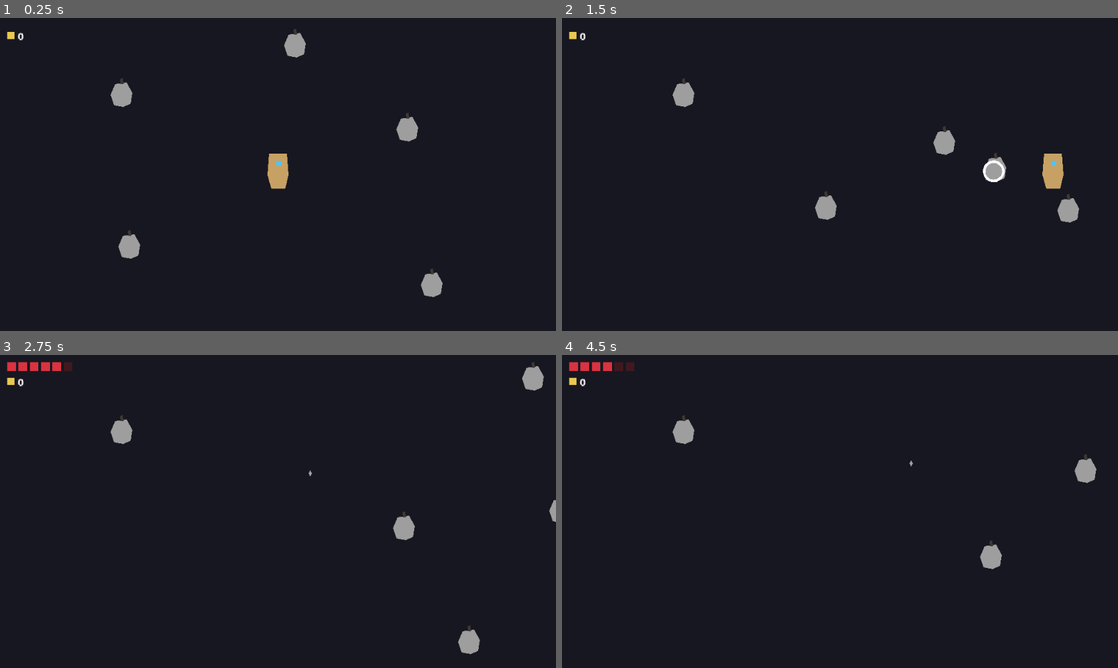
Above: before the commit, frames 1-4 (two rows, left to right).
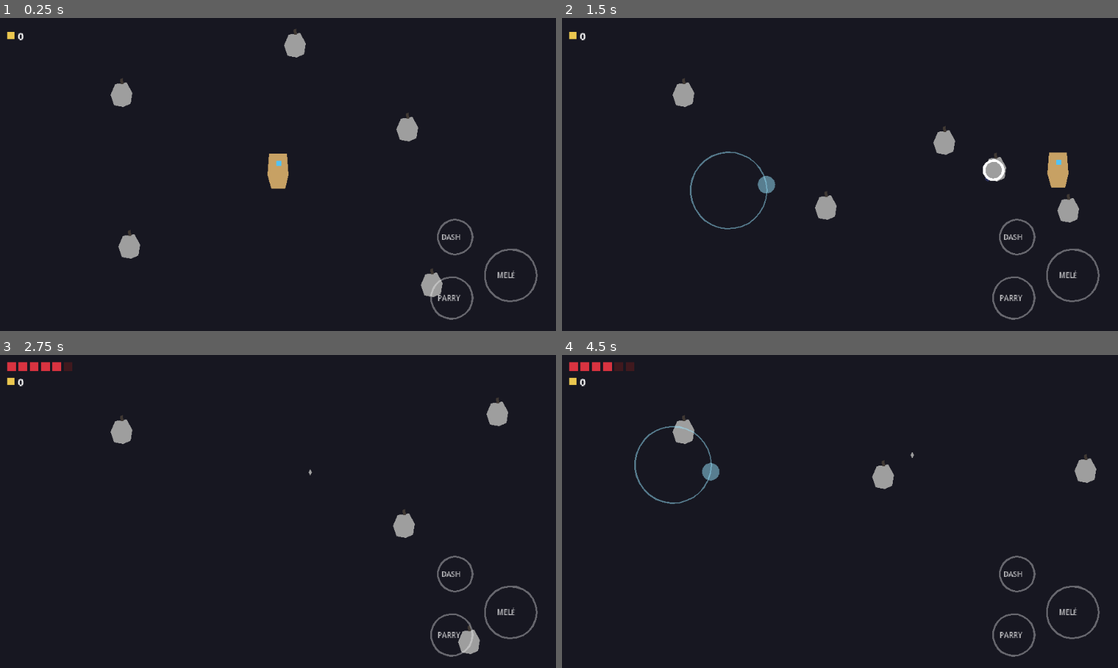
Above: after the commit, the same moments.

Repository: danielespinolagonzalez-ux/Mistveil
Game: Godot game, scene res://scenes/main/main.tscn
Same seed, same stepped clock (60 frames per second), same inputs: the game is played once before the commit and once after it.
Inputs (mouse positions are in pixels of both pictures, inside the frame that each line leads up to):
- Up to frame 1 (0.25 s): no input
- Up to frame 2 (1.5 s): move the mouse to (962, 158) at 0.52 s; hold D (move_right) 0.53-1.25 s; tap Shift (dash) at 0.6 s; click (962, 158) at 0.67 s; right-click (962, 158) at 0.8 s; drag from (728, 190) to (1090, 133) at 1.27 s
- Up to frame 3 (2.75 s): move the mouse to (333, 442) at 2.02 s; hold D (move_right) from 2.03 s (still down); tap Space (parry) at 2.1 s; tap Shift (dash) at 2.3 s
- Up to frame 4 (4.5 s): release D (move_right) at 2.75 s; drag from (812, 574) to (967, 530) at 2.77 s; move the mouse to (1006, 558) at 3.52 s; hold A (move_left) 3.53-4.25 s; tap E (dragoon) at 3.6 s; tap Space (parry) at 3.8 s; drag from (673, 464) to (1006, 527) at 4.27 s

The runs differ from the first frame. In frame 1, 0.6% of the frame differs, in the area x 77-97%, y 64-97%; in frame 2, 1.3%; in frame 3, 1.2%; in frame 4, 1.5%, in the area x 13-97%, y 22-97%.

Commit message:
feat: controles tactiles virtuales y receta de build web (10.5b adelantada)
- TouchControls: stick izq. movimiento, stick dcho. apuntado (autodisparo),
  botones mele/parry/dash; solo visible con pantalla tactil
- Los toques alimentan las acciones del Input Map (cero acoplamiento touch-juego)
- Anadido a Main y al playground; textos touch.* en textos_es.json
- CLAUDE.md: receta del export web (nothreads, trampa del VRAM mobile)

Co-Authored-By: Claude Fable 5 <noreply@anthropic.com>
Claude-Session: https://claude.ai/code/session_01SbmgetzbNcFosjFKdYJBz4

Diff:
--- a/data/textos_es.json
+++ b/data/textos_es.json
@@ -18,5 +18,8 @@
   "debug.playground.buena": "Buena",
   "debug.playground.fallo": "Fallo",
   "debug.playground.parry_ok": "¡Parry!",
-  "debug.playground.parry_fallo": "Counter encajado"
+  "debug.playground.parry_fallo": "Counter encajado",
+  "touch.melee": "MELÉ",
+  "touch.parry": "PARRY",
+  "touch.dash": "DASH"
 }
--- a/scenes/main/main.tscn
+++ b/scenes/main/main.tscn
@@ -7,6 +7,7 @@
 [ext_resource type="Script" path="res://scripts/systems/enemy_projectile_pool.gd" id="5_enemy_pool"]
 [ext_resource type="PackedScene" path="res://scenes/ui/hud.tscn" id="6_hud"]
 [ext_resource type="Script" path="res://scripts/systems/damage_numbers.gd" id="7_damage_numbers"]
+[ext_resource type="PackedScene" path="res://scenes/ui/touch_controls.tscn" id="8_touch"]
 
 [node name="Main" type="Node2D"]
 
@@ -48,3 +49,5 @@
 [node name="HUD" parent="." instance=ExtResource("6_hud")]
 
 [node name="DefeatScreen" parent="." instance=ExtResource("4_defeat")]
+
+[node name="TouchControls" parent="." instance=ExtResource("8_touch")]
--- /dev/null
+++ b/scenes/ui/touch_controls.tscn
@@ -0,0 +1,9 @@
+[gd_scene load_steps=2 format=3]
+
+[ext_resource type="Script" path="res://scripts/ui/touch_controls.gd" id="1_touch"]
+
+[node name="TouchControls" type="CanvasLayer"]
+layer = 8
+script = ExtResource("1_touch")
+
+[node name="Canvas" type="Node2D" parent="."]
--- /dev/null
+++ b/scripts/ui/touch_controls.gd
@@ -0,0 +1,143 @@
+extends CanvasLayer
+## Controles táctiles virtuales (para builds web/móvil). Solo se activan si hay
+## pantalla táctil. Traducen toques a las MISMAS acciones del Input Map, así el
+## resto del juego no sabe nada de touch:
+##  - Mitad izquierda: stick virtual de movimiento (move_*).
+##  - Mitad derecha (fuera de botones): stick de apuntado (aim_*; disparo automático).
+##  - Botones: melé, parry y dash.
+
+const STICK_RADIUS_PX := 44.0
+const STICK_DEADZONE := 0.25
+const BUTTON_ALPHA := 0.35
+
+## Zonas de botones en coordenadas del viewport (640×360).
+const BUTTONS := {
+	"melee": { "center": Vector2(588, 296), "radius": 30.0 },
+	"parry": { "center": Vector2(520, 322), "radius": 24.0 },
+	"dash": { "center": Vector2(524, 252), "radius": 20.0 },
+}
+const MOVE_ACTIONS := { "left": "move_left", "right": "move_right", "up": "move_up", "down": "move_down" }
+const AIM_ACTIONS := { "left": "aim_left", "right": "aim_right", "up": "aim_up", "down": "aim_down" }
+
+# Estado por dedo: index → info del toque.
+var _move_touch_index: int = -1
+var _move_origin: Vector2 = Vector2.ZERO
+var _move_vector: Vector2 = Vector2.ZERO
+var _aim_touch_index: int = -1
+var _aim_origin: Vector2 = Vector2.ZERO
+var _aim_vector: Vector2 = Vector2.ZERO
+var _button_touches: Dictionary = {}  # index → nombre de acción
+
+@onready var _canvas: Node2D = $Canvas
+
+
+func _ready() -> void:
+	var enabled: bool = DisplayServer.is_touchscreen_available()
+	visible = enabled
+	set_process_input(enabled)
+	if not enabled:
+		return
+	_canvas.draw.connect(_on_canvas_draw)
+	_canvas.queue_redraw()
+	for name: String in BUTTONS:
+		var label := Label.new()
+		label.text = DataDB.get_text("touch." + name)
+		label.add_theme_font_size_override("font_size", 8)
+		label.modulate = Color(1, 1, 1, 0.7)
+		var center: Vector2 = BUTTONS[name]["center"]
+		label.position = center + Vector2(-16, -6)
+		_canvas.add_child(label)
+
+
+func _input(event: InputEvent) -> void:
+	if event is InputEventScreenTouch:
+		var touch := event as InputEventScreenTouch
+		if touch.pressed:
+			_on_touch_start(touch.index, touch.position)
+		else:
+			_on_touch_end(touch.index)
+		_canvas.queue_redraw()
+	elif event is InputEventScreenDrag:
+		var drag := event as InputEventScreenDrag
+		_on_touch_drag(drag.index, drag.position)
+		_canvas.queue_redraw()
+
+
+func _on_touch_start(index: int, pos: Vector2) -> void:
+	# 1º los botones (tienen prioridad sobre el stick de apuntado).
+	for name: String in BUTTONS:
+		if pos.distance_to(BUTTONS[name]["center"]) <= BUTTONS[name]["radius"]:
+			_button_touches[index] = name
+			Input.action_press(name)
+			return
+	var half_width: float = get_viewport().get_visible_rect().size.x * 0.5
+	if pos.x < half_width and _move_touch_index == -1:
+		_move_touch_index = index
+		_move_origin = pos
+		_move_vector = Vector2.ZERO
+	elif _aim_touch_index == -1:
+		_aim_touch_index = index
+		_aim_origin = pos
+		_aim_vector = Vector2.ZERO
+
+
+func _on_touch_drag(index: int, pos: Vector2) -> void:
+	if index == _move_touch_index:
+		_move_vector = _stick_vector(_move_origin, pos)
+		_apply_axis(MOVE_ACTIONS, _move_vector)
+	elif index == _aim_touch_index:
+		_aim_vector = _stick_vector(_aim_origin, pos)
+		_apply_axis(AIM_ACTIONS, _aim_vector)
+
+
+func _on_touch_end(index: int) -> void:
+	if _button_touches.has(index):
+		Input.action_release(_button_touches[index])
+		_button_touches.erase(index)
+	elif index == _move_touch_index:
+		_move_touch_index = -1
+		_move_vector = Vector2.ZERO
+		_release_axis(MOVE_ACTIONS)
+	elif index == _aim_touch_index:
+		_aim_touch_index = -1
+		_aim_vector = Vector2.ZERO
+		_release_axis(AIM_ACTIONS)
+
+
+func _stick_vector(origin: Vector2, pos: Vector2) -> Vector2:
+	var v: Vector2 = (pos - origin) / STICK_RADIUS_PX
+	if v.length() > 1.0:
+		v = v.normalized()
+	return Vector2.ZERO if v.length() < STICK_DEADZONE else v
+
+
+func _apply_axis(actions: Dictionary, v: Vector2) -> void:
+	Input.action_press(actions["left"], maxf(0.0, -v.x))
+	Input.action_press(actions["right"], maxf(0.0, v.x))
+	Input.action_press(actions["up"], maxf(0.0, -v.y))
+	Input.action_press(actions["down"], maxf(0.0, v.y))
+	if v == Vector2.ZERO:
+		_release_axis(actions)
+
+
+func _release_axis(actions: Dictionary) -> void:
+	for key: String in actions:
+		Input.action_release(actions[key])
+
+
+## Dibujo de los controles (llamado vía la señal draw del Canvas hijo).
+func _on_canvas_draw() -> void:
+	for name: String in BUTTONS:
+		var pressed: bool = _button_touches.values().has(name)
+		var alpha: float = 0.7 if pressed else BUTTON_ALPHA
+		_canvas.draw_arc(BUTTONS[name]["center"], BUTTONS[name]["radius"], 0.0, TAU, 24,
+			Color(1.0, 1.0, 1.0, alpha), 2.0)
+	if _move_touch_index != -1:
+		_draw_stick(_move_origin, _move_vector, Color(0.6, 0.9, 1.0, 0.5))
+	if _aim_touch_index != -1:
+		_draw_stick(_aim_origin, _aim_vector, Color(1.0, 0.8, 0.5, 0.5))
+
+
+func _draw_stick(origin: Vector2, v: Vector2, color: Color) -> void:
+	_canvas.draw_arc(origin, STICK_RADIUS_PX, 0.0, TAU, 32, color, 1.5)
+	_canvas.draw_circle(origin + v * STICK_RADIUS_PX, 10.0, color)
--- a/tests/cadencia_playground.tscn
+++ b/tests/cadencia_playground.tscn
@@ -1,10 +1,11 @@
-[gd_scene load_steps=6 format=3]
+[gd_scene load_steps=7 format=3]
 
 [ext_resource type="Script" path="res://tests/cadencia_playground.gd" id="1_playground"]
 [ext_resource type="PackedScene" path="res://scenes/player/player.tscn" id="2_player"]
 [ext_resource type="Script" path="res://scripts/systems/tear_pool.gd" id="3_tear_pool"]
 [ext_resource type="Script" path="res://scripts/systems/damage_numbers.gd" id="4_damage_numbers"]
 [ext_resource type="PackedScene" path="res://scenes/ui/hud.tscn" id="5_hud"]
+[ext_resource type="PackedScene" path="res://scenes/ui/touch_controls.tscn" id="6_touch"]
 
 [node name="CadenciaPlayground" type="Node2D"]
 script = ExtResource("1_playground")
@@ -24,6 +25,8 @@
 position = Vector2(280, 180)
 
 [node name="HUD" parent="." instance=ExtResource("5_hud")]
+
+[node name="TouchControls" parent="." instance=ExtResource("6_touch")]
 
 [node name="Panel" type="CanvasLayer" parent="."]
 layer = 6
Not shown: 1 places in scenes/main/main.tscn that only renumber resources
Not shown, added: scripts/ui/touch_controls.gd.uid
Not shown, changed: CLAUDE.md
Not shown, changed: ESTADO.md
Not shown, changed: ROADMAP.md
